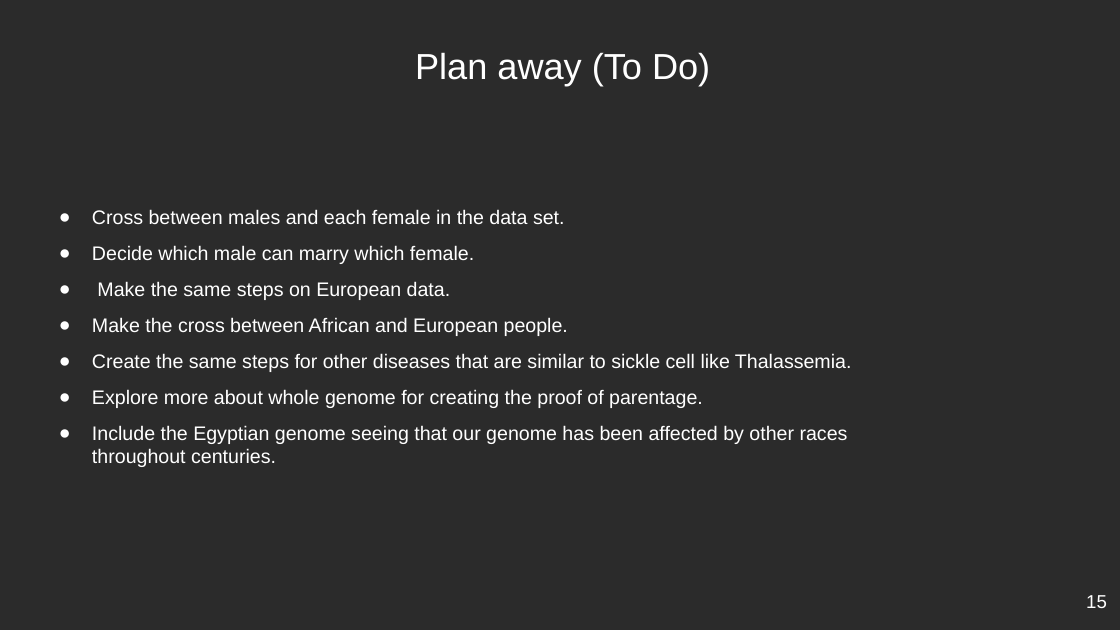
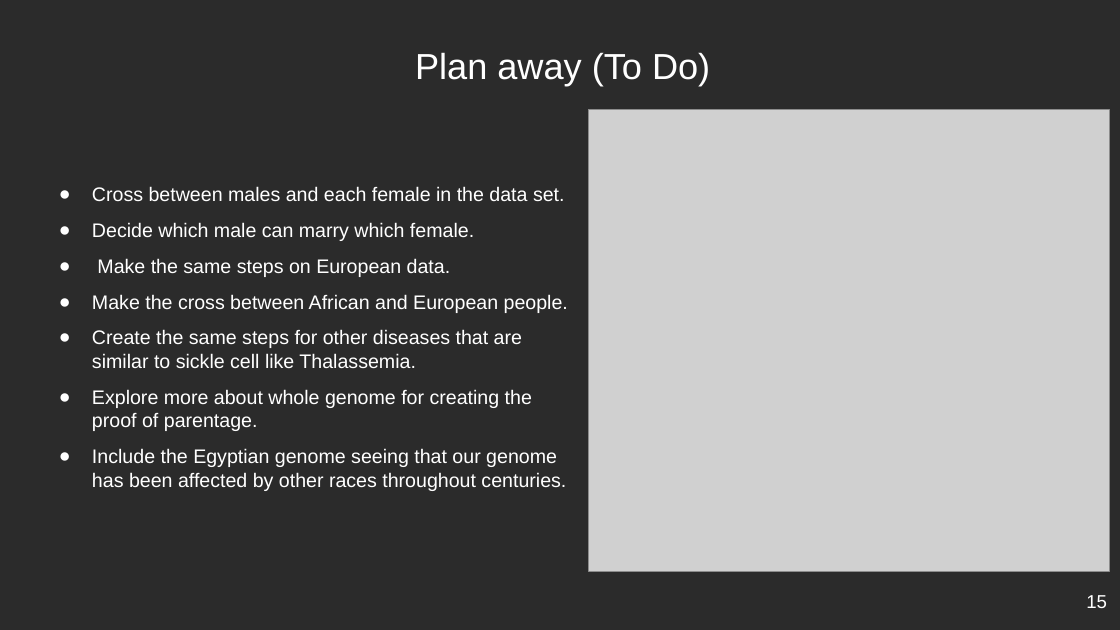
Before and after one commit to YoussifAssem/Genatac, a slide deck: slide 15 of E-Genetics/Proposal/genetics(2).pptx. Drawn at 1120x630 pixels with LibreOffice and Linux fonts; fonts in the diff are those of the drawing; grey boxes stand for pictures; background and template pictures are left out; a plain dark background stands for a picture behind light text. Boxes give left, top, right and bottom in pixels: in the first picture for what was removed or moved away, otherwise in the second. Text is boxed around its words. In the diff, an @@ line names an element or a change of style, - is before the commit and + after.

```diff
--- a/E-Genetics/Proposal/genetics(2).pptx
+++ b/E-Genetics/Proposal/genetics(2).pptx
@@ picture added at box(588, 109, 1109, 571) @@
@@ text "Cross between males and each ..." rewrapped from box(92, 209, 852, 467) to box(92, 186, 568, 491) @@
```
Also in this commit, not shown: 6 other slides changed.
